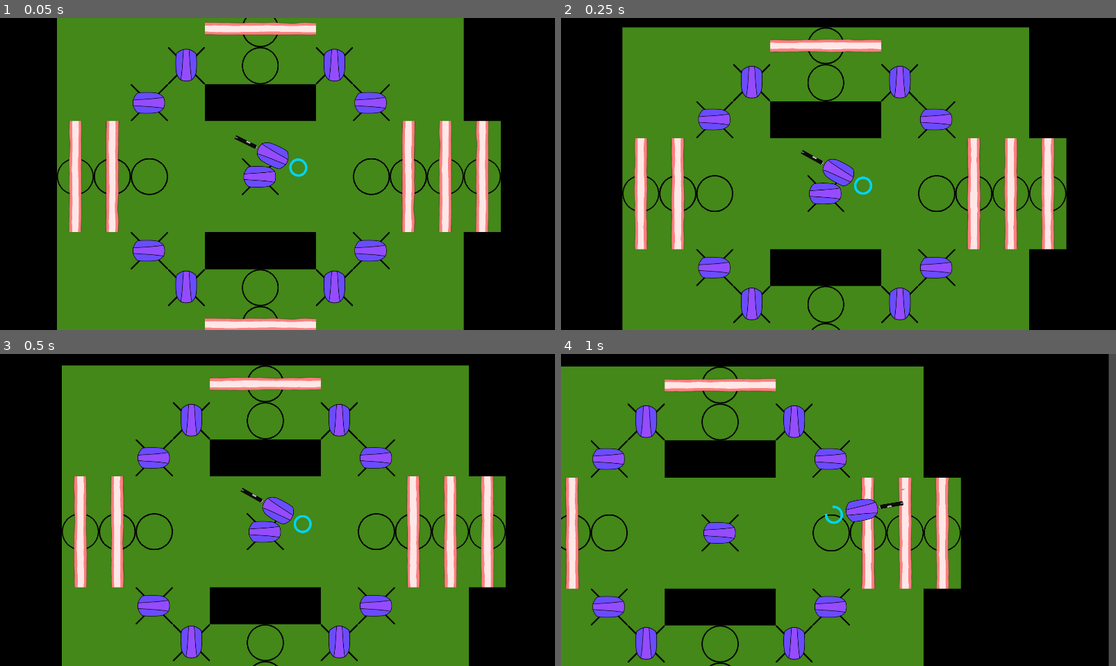
Above: before the commit, frames 1-4 (two rows, left to right).
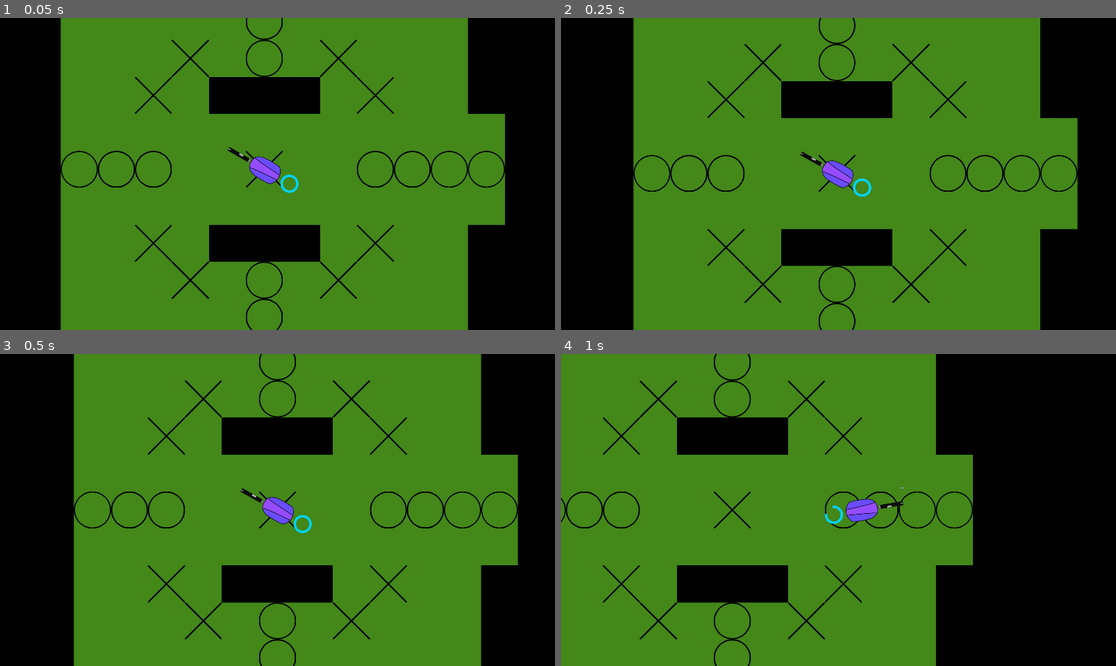
Above: after the commit, the same moments.

Repository: pbrechtmann/TDS
Game: Godot game, scene res://Scenes/World.tscn
Same seed, same stepped clock (60 frames per second), same inputs: the game is played once before the commit and once after it. The engine's default icon, where the game draws it, is replaced by a stand-in: a white triangle on a blue panel in a dark square.
Inputs (mouse positions are in pixels of both pictures, inside the frame that each line leads up to):
- Up to frame 1 (0.05 s): no input
- Up to frame 2 (0.25 s): no input
- Up to frame 3 (0.5 s): no input
- Up to frame 4 (1 s): move the mouse to (960, 494) at 0.52 s; press the mouse at (960, 494) at 0.53 s; hold D (right) from 0.53 s (still down)

The runs differ from the first frame. In frame 1, 16% of the frame differs, in the area x 10-91%, y 0-100%; in frame 2, 23%; in frame 3, 24%, in the area x 11-94%, y 0-100%; in frame 4, 23%.
Error after the commit: Invalid call. Nonexistent function 'navpoly_add' in base 'Navigation2D'. (res://Scenes/World/Generation/RoomPrefab.gd:34)

Commit message:
fixed navigation in generated map

Diff:
--- a/Scenes/Entities/NPCs/Common/Common.gd
+++ b/Scenes/Entities/NPCs/Common/Common.gd
@@ -9,14 +9,14 @@
 
 func move():
 	var path = nav.get_simple_path(global_position, target.global_position)
-	var vec = global_position.direction_to(path[1]).normalized()
-
-	move_and_slide(vec * speed)
+	if not path.empty():
+		var vec = global_position.direction_to(path[1]).normalized()
+		move_and_slide(vec * speed)
+		look_at(global_position + vec)
 
 
 func _physics_process(_delta):
 	move()
-	look_at(target.global_position)
 
 
 func _process(_delta):
--- a/Scenes/World.gd
+++ b/Scenes/World.gd
@@ -1,12 +1,13 @@
 extends Node2D
 
-onready var generator = $Generator
+onready var generator : Generator = $Generator
 
-onready var player = $Player
+onready var player : Player = $Player
+onready var nav : Navigation2D = $Navigation2D
 
 
 func _ready():
-	generator.generate_level(player)
+	generator.generate_level(player, nav)
 
 
 func _on_Player_game_over():
--- a/Scenes/World.tscn
+++ b/Scenes/World.tscn
@@ -11,3 +11,5 @@
 
 [node name="Player" parent="." instance=ExtResource( 1 )]
 position = Vector2( 142.553, 92.0419 )
+
+[node name="Navigation2D" type="Navigation2D" parent="."]
--- a/Scenes/World/Generation/Generator.gd
+++ b/Scenes/World/Generation/Generator.gd
@@ -4,7 +4,7 @@
 var room_scene = preload("res://Scenes/World/Generation/Room.tscn")
 
 var tile_size = 128
-var spacer : Vector2 = Vector2(6, 6) # Making sure rooms don't overlap
+export var spacer : Vector2 = Vector2(6, 6) # Making sure rooms don't overlap
 
 export var num_rooms_small : int = 5
 export var num_rooms_medium : int = 3
@@ -33,13 +33,16 @@
 var start_position : Vector2
 var player : Player
 
+var nav : Navigation2D
+
 onready var room_container = $Rooms
 onready var map_container : Node2D = $Maps
 onready var map : TileMap = $Maps/TerrainMap
 
 
-func generate_level(player : Player):
+func generate_level(player : Player, nav = Navigation2D):
 	self.player = player
+	self.nav = nav
 	randomize()
 	make_rooms()
 	yield(get_tree(), "idle_frame")
@@ -218,7 +221,7 @@
 		new_room.index = room.astar_index
 		if rotate:
 			new_room.rotation_degrees = 90
-		new_room.init(player)
+		new_room.init(player, nav)
 		map.add_child(new_room)
 
 	for room in final_rooms:
@@ -232,9 +235,9 @@
 	carve_corridors()
 	map.update_bitmask_region()
 
-	for r in final_rooms:
-		r.queue_free()
+	room_container.queue_free()
 	final_rooms.clear()
+
 
 	for r in map.get_children():
 		r.spawn_barriers(map)
--- a/Scenes/World/Generation/RoomPrefab.gd
+++ b/Scenes/World/Generation/RoomPrefab.gd
@@ -13,12 +13,13 @@
 var spawner_tiles : Array
 
 var player : Player
+var nav : Navigation2D
 
 onready var tile_map : TileMap = $Terrain
 onready var spawn_map : TileMap = $Spawns
 
 onready var area : Area2D = $Area2D
-onready var nav : Navigation2D = $Navigation2D
+onready var nav_poly : NavigationPolygonInstance = $NavigationPolygonInstance
 
 
 func _ready():
@@ -28,13 +29,15 @@
 	spawner_tiles = spawn_map.get_used_cells_by_id(spawn_map.tile_set.find_tile_by_name("Spawner"))
 	if rotation_degrees == 90:
 		spawn_map.position -= Vector2(0, spawn_map.cell_size.x)
-		nav.position -= Vector2(0, spawn_map.cell_size.x)
+		nav_poly.position -= Vector2(0, spawn_map.cell_size.x)
 		area.position -= Vector2(0, spawn_map.cell_size.x)
+	nav.navpoly_add(nav_poly.navpoly, nav_poly.global_transform)
 	spawn_spawners()
 
 
-func init(player : Player):
+func init(player : Player, nav : Navigation2D):
 	self.player = player
+	self.nav = nav
 
 
 func spawn_barriers(map : TileMap):
--- a/Scenes/World/Generation/RoomPrefab.tscn
+++ b/Scenes/World/Generation/RoomPrefab.tscn
@@ -27,9 +27,7 @@
 [node name="CollisionShape2D" type="CollisionShape2D" parent="Area2D"]
 shape = SubResource( 1 )
 
-[node name="Navigation2D" type="Navigation2D" parent="."]
-
-[node name="NavigationPolygonInstance" type="NavigationPolygonInstance" parent="Navigation2D"]
+[node name="NavigationPolygonInstance" type="NavigationPolygonInstance" parent="."]
 
 [connection signal="body_entered" from="Area2D" to="." method="_on_Area2D_body_entered"]
 [connection signal="body_exited" from="Area2D" to="." method="_on_Area2D_body_exited"]
--- a/Scenes/World/Generation/RoomPrefabs/RoomPrefab5x7.tscn
+++ b/Scenes/World/Generation/RoomPrefabs/RoomPrefab5x7.tscn
@@ -3,9 +3,9 @@
 [ext_resource path="res://Scenes/World/Generation/RoomPrefab.tscn" type="PackedScene" id=1]
 
 [sub_resource type="NavigationPolygon" id=1]
-vertices = PoolVector2Array( -320.163, -192.807, 444.211, -193.648, 450.939, 319.299, -319.322, 322.662 )
+vertices = PoolVector2Array( 448, -192, 448, 320, -320, 320, -320, -192 )
 polygons = [ PoolIntArray( 0, 1, 2, 3 ) ]
-outlines = [ PoolVector2Array( -320.163, -192.807, 444.211, -193.648, 450.939, 319.299, -319.322, 322.662 ) ]
+outlines = [ PoolVector2Array( -320, -192, -320, 320, 448, 320, 448, -192 ) ]
 
 [node name="RoomPrefab5x7" instance=ExtResource( 1 )]
 
@@ -15,8 +15,11 @@
 [node name="Spawns" parent="." index="1"]
 tile_data = PoolIntArray( -196608, 1, 0, 65532, 1, 0, 4, 1, 0, 196608, 1, 0 )
 
+[node name="Area2D" parent="." index="2"]
+visible = false
+
 [node name="CollisionShape2D" parent="Area2D" index="0"]
 scale = Vector2( 3, 2 )
 
-[node name="NavigationPolygonInstance" parent="Navigation2D" index="0"]
+[node name="NavigationPolygonInstance" parent="." index="3"]
 navpoly = SubResource( 1 )
--- a/Scenes/World/Generation/RoomPrefabs/RoomPrefab7x9.tscn
+++ b/Scenes/World/Generation/RoomPrefabs/RoomPrefab7x9.tscn
@@ -3,9 +3,9 @@
 [ext_resource path="res://Scenes/World/Generation/RoomPrefab.tscn" type="PackedScene" id=1]
 
 [sub_resource type="NavigationPolygon" id=1]
-vertices = PoolVector2Array( 587, -325, 590, 438, -460, 446, -447, -322 )
+vertices = PoolVector2Array( 576, -320, 576, 448, -448, 448, -448, -320 )
 polygons = [ PoolIntArray( 0, 1, 2, 3 ) ]
-outlines = [ PoolVector2Array( -447, -322, -460, 446, 590, 438, 587, -325 ) ]
+outlines = [ PoolVector2Array( -448, -320, -448, 448, 576, 448, 576, -320 ) ]
 
 [node name="RoomPrefab7x9" instance=ExtResource( 1 )]
 
@@ -15,8 +15,11 @@
 [node name="Spawns" parent="." index="1"]
 tile_data = PoolIntArray( -262144, 1, 0, -65539, 0, 0, -131069, 0, 0, 65531, 1, 0, 5, 1, 0, 196605, 0, 0, 131075, 0, 0, 262144, 1, 0 )
 
+[node name="Area2D" parent="." index="2"]
+visible = false
+
 [node name="CollisionShape2D" parent="Area2D" index="0"]
 scale = Vector2( 4, 3 )
 
-[node name="NavigationPolygonInstance" parent="Navigation2D" index="0"]
+[node name="NavigationPolygonInstance" parent="." index="3"]
 navpoly = SubResource( 1 )
--- a/Scenes/World/Generation/RoomPrefabs/RoomPrefab9x11.tscn
+++ b/Scenes/World/Generation/RoomPrefabs/RoomPrefab9x11.tscn
@@ -3,9 +3,9 @@
 [ext_resource path="res://Scenes/World/Generation/RoomPrefab.tscn" type="PackedScene" id=1]
 
 [sub_resource type="NavigationPolygon" id=1]
-vertices = PoolVector2Array( 304.741, 412.307, 707.882, 578.796, -588.354, 585.932, -155.482, 436.092, 704.314, -442.732, 302.362, -116.89, 263.118, -277.433, 275.01, 226.791, -583.597, -453.435, -137.644, -261.973, -137.644, -110.944, -151.915, 238.683 )
-polygons = [ PoolIntArray( 0, 1, 2, 3 ), PoolIntArray( 4, 1, 5, 6 ), PoolIntArray( 5, 1, 0, 7 ), PoolIntArray( 8, 4, 6, 9 ), PoolIntArray( 2, 8, 9, 10, 11 ), PoolIntArray( 10, 5, 7, 11 ), PoolIntArray( 2, 11, 3 ) ]
-outlines = [ PoolVector2Array( -583.597, -453.435, -588.354, 585.932, 707.882, 578.796, 704.314, -442.732 ), PoolVector2Array( -137.644, -261.973, -137.644, -110.944, 302.362, -116.89, 263.118, -277.433 ), PoolVector2Array( -151.915, 238.683, -155.482, 436.092, 304.741, 412.307, 275.01, 226.791 ) ]
+vertices = PoolVector2Array( 320, 448, 704, 576, -576, 576, -192, 448, 320, -64, 320, -320, 704, -448, -576, -448, -192, -320, -192, 192, -192, -64, 320, 192 )
+polygons = [ PoolIntArray( 0, 1, 2, 3 ), PoolIntArray( 4, 5, 6, 1 ), PoolIntArray( 7, 6, 5, 8 ), PoolIntArray( 3, 2, 7, 9 ), PoolIntArray( 7, 8, 10 ), PoolIntArray( 9, 7, 10 ), PoolIntArray( 9, 10, 4, 11 ), PoolIntArray( 11, 4, 1 ), PoolIntArray( 11, 1, 0 ) ]
+outlines = [ PoolVector2Array( -576, -448, -576, 576, 704, 576, 704, -448 ), PoolVector2Array( -192, -320, -192, -64, 320, -64, 320, -320 ), PoolVector2Array( -192, 192, -192, 448, 320, 448, 320, 192 ) ]
 
 [node name="RoomPrefab9x11" instance=ExtResource( 1 )]
 
@@ -15,8 +15,11 @@
 [node name="Spawns" parent="." index="1"]
 tile_data = PoolIntArray( -327680, 1, 0, 65530, 1, 0, 0, 0, 0, 6, 1, 0, 327680, 1, 0 )
 
+[node name="Area2D" parent="." index="2"]
+visible = false
+
 [node name="CollisionShape2D" parent="Area2D" index="0"]
 scale = Vector2( 5, 4 )
 
-[node name="NavigationPolygonInstance" parent="Navigation2D" index="0"]
+[node name="NavigationPolygonInstance" parent="." index="3"]
 navpoly = SubResource( 1 )
